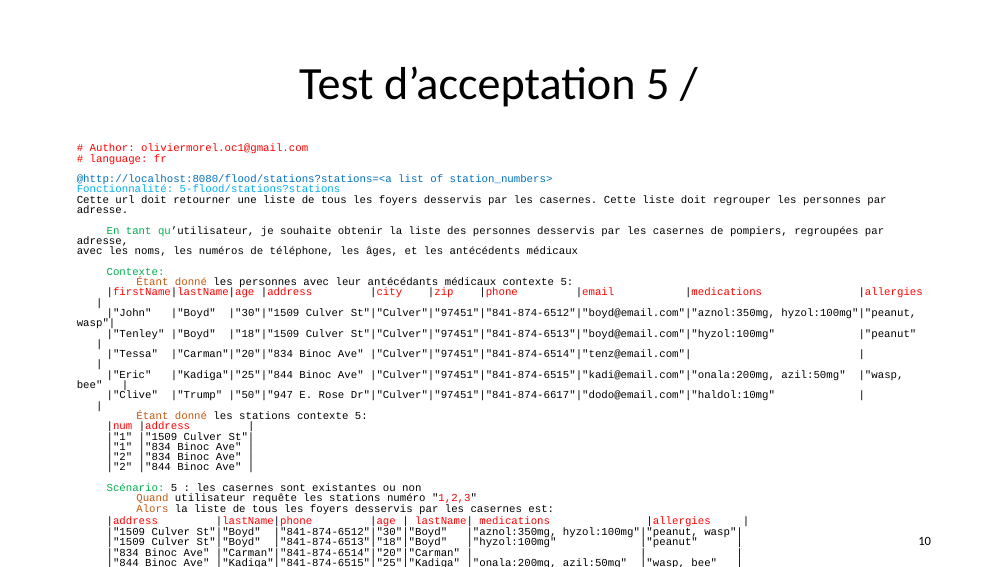
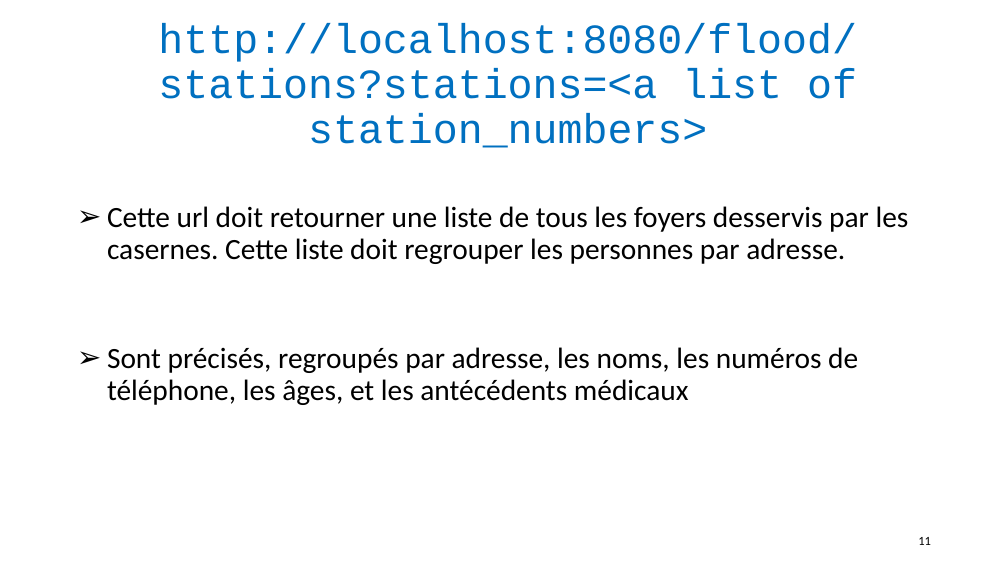
Before and after one commit to andrechico999/https-github.com-emmo78-com.safetynet.alerts, a slide deck: slide 11 of A_Livrables/MOREL_Olivier_4_slides_062022.pptx (slide 10 before the commit). Drawn at 1008x567 pixels with LibreOffice and Linux fonts; fonts in the diff are those of the drawing. Boxes give left, top, right and bottom in pixels: in the first picture for what was removed or moved away, otherwise in the second. Text is boxed around its words. In the diff, an @@ line names an element or a change of style, - is before the commit and + after.

Commit message:
wip : coding Unit Test done for RequestService

```diff
--- a/A_Livrables/MOREL_Olivier_4_slides_062022.pptx
+++ b/A_Livrables/MOREL_Olivier_4_slides_062022.pptx
@@ title at (158, 23, 857, 148): text changed; size 44 to 39.6 pt; font Calibri to Courier New; text colour #000000 to #0070C0 @@
-Test d’acceptation 5 /
+http://localhost:8080/flood/stations?stations=<a list of station_numbers>
@@ text at (77, 144, 553, 196): paragraphs removed @@
-# Author: oliviermorel.oc1@gmail.com
-# language: fr
-@http://localhost:8080/flood/stations?stations=<a list of station_numbers>
-Fonctionnalité: 5-flood/stations?stations
@@ text at (107, 206, 909, 264): size 10.2 to 28 pt, font Courier New to Calibri in "Cette url doit retourner une liste de ..."; bullet none to ➢; line spacing 0.8 to 0.9; more space between paragraphs @@
@@ text at (107, 347, 858, 405): text changed; size 10.2 to 28 pt; font Courier New to Calibri @@
-En tant qu’utilisateur, je souhaite obtenir la liste des personnes desservis par les casernes de pompiers, regroupées par adresse,
-avec les noms, les numéros de téléphone, les âges, et les antécédents médicaux
-Contexte:
-Étant donné les personnes avec leur antécédants médicaux contexte 5:
-|firstName|lastName|age |address |city |zip |phone |email |medications |allergies |
-|"John" |"Boyd" |"30"|"1509 Culver St"|"Culver"|"97451"|"841-874-6512"|"boyd@email.com"|"aznol:350mg, hyzol:100mg"|"peanut, wasp"|
-|"Tenley" |"Boyd" |"18"|"1509 Culver St"|"Culver"|"97451"|"841-874-6513"|"boyd@email.com"|"hyzol:100mg" |"peanut" |
-|"Tessa" |"Carman"|"20"|"834 Binoc Ave" |"Culver"|"97451"|"841-874-6514"|"tenz@email.com"| | |
-|"Eric" |"Kadiga"|"25"|"844 Binoc Ave" |"Culver"|"97451"|"841-874-6515"|"kadi@email.com"|"onala:200mg, azil:50mg" |"wasp, bee" |
-|"Clive" |"Trump" |"50"|"947 E. Rose Dr"|"Culver"|"97451"|"841-874-6617"|"dodo@email.com"|"haldol:10mg" | |
-Étant donné les stations contexte 5:
-|num |address |
-|"1" |"1509 Culver St"|
-|"1" |"834 Binoc Ave" |
-|"2" |"834 Binoc Ave" |
-|"2" |"844 Binoc Ave" |
-Scénario: 5 : les casernes sont existantes ou non
-Quand utilisateur requête les stations numéro "1,2,3"
-Alors la liste de tous les foyers desservis par les casernes est:
-|address |lastName|phone |age | lastName| medications |allergies |
-|"1509 Culver St"|"Boyd" |"841-874-6512"|"30"|"Boyd" |"aznol:350mg, hyzol:100mg"|"peanut, wasp"|
-|"1509 Culver St"|"Boyd" |"841-874-6513"|"18"|"Boyd" |"hyzol:100mg" |"peanut" |
-|"834 Binoc Ave" |"Carman"|"841-874-6514"|"20"|"Carman" | | |
-|"844 Binoc Ave" |"Kadiga"|"841-874-6515"|"25"|"Kadiga" |"onala:200mg, azil:50mg" |"wasp, bee" |
+➢ Sont précisés, regroupés par adresse, les noms, les numéros de téléphone, les âges, et les antécédents médicaux
@@ page number at (918, 537, 931, 545): text changed @@
-10
+11
```
Also in this commit, not shown: 14 other slides changed, 10 slides added, 7 slides removed, 5 other files.
